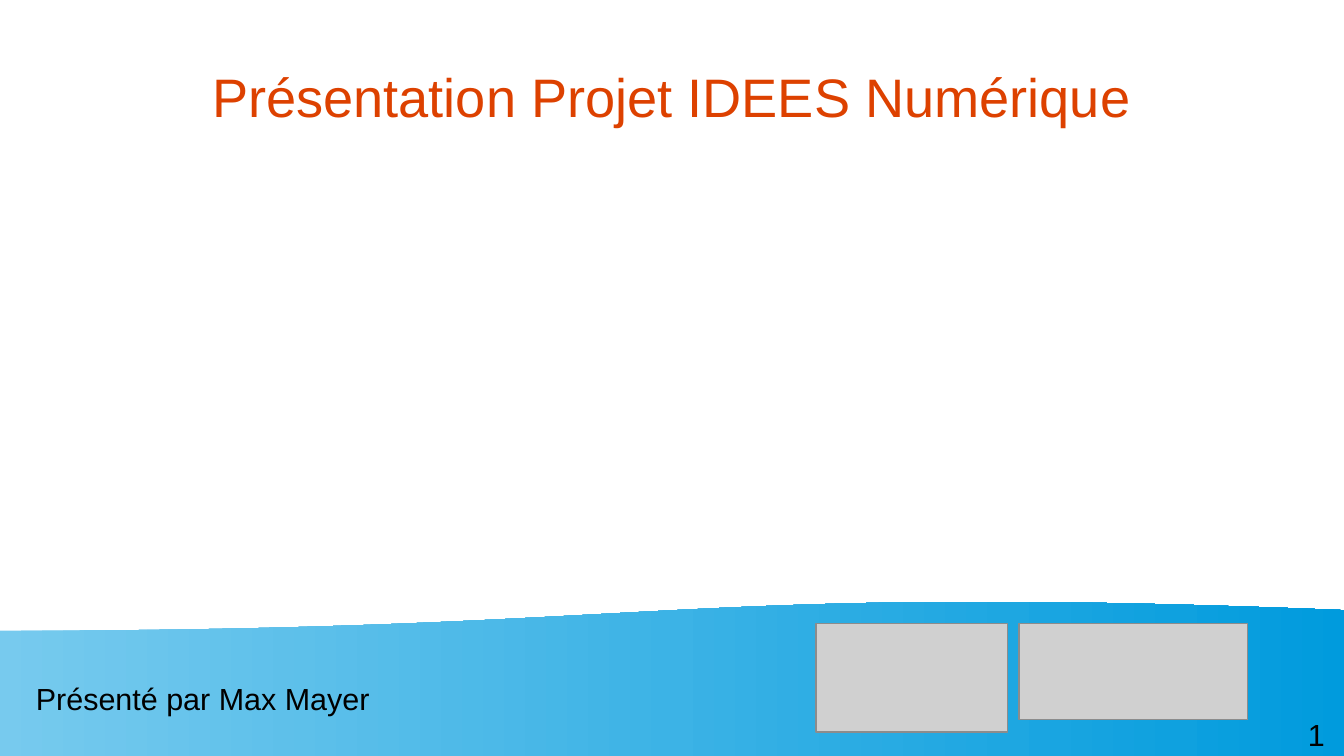
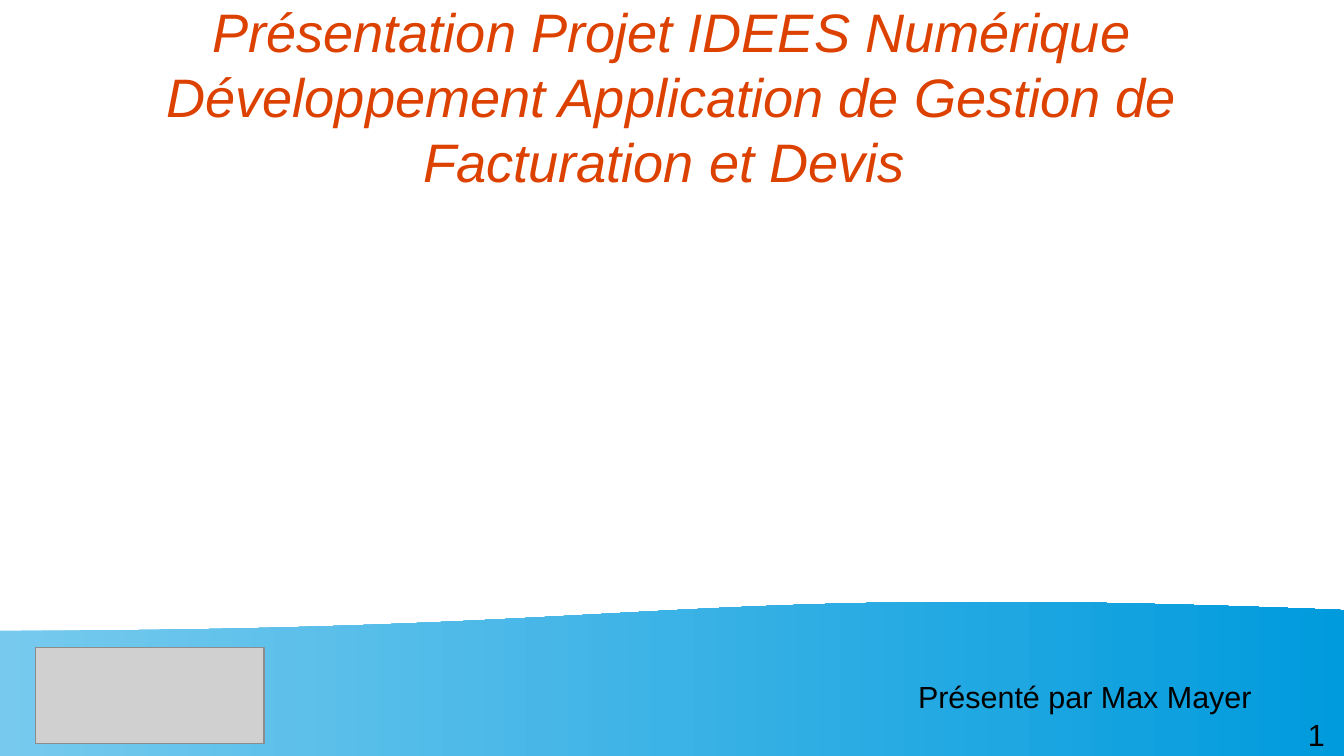
Before and after one commit to Myst564/Dev-Web, a slide deck: slide 1 of Projet Solo/DAB-INVOICE/Diaporama Projet Oral Stage IDEES Numérique.odp. Drawn at 1344x756 pixels with LibreOffice and Linux fonts; fonts in the diff are those of the drawing; grey boxes stand for pictures. Boxes give left, top, right and bottom in pixels: in the first picture for what was removed or moved away, otherwise in the second. Text is boxed around its words. In the diff, an @@ line names an element or a change of style, - is before the commit and + after.

Commit message:
Update Projet IDEES Numérique

```diff
--- a/Projet Solo/DAB-INVOICE/Diaporama Projet Oral Stage IDEES Numérique.odp
+++ b/Projet Solo/DAB-INVOICE/Diaporama Projet Oral Stage IDEES Numérique.odp
@@ title at [166,12,1176,183]: text changed; italic on @@
-Présentation Projet IDEES Numérique
+Présentation Projet IDEES Numérique
+Développement Application de Gestion de Facturation et Devis
@@ picture removed at [1020,624,1249,721] @@
@@ picture: place and size @@
-picture at [816,624,1007,733]
+picture at [35,648,265,744]
@@ text "Présenté par Max Mayer": place and size @@
-text "Présenté par Max Mayer" at [36,687,370,716]
+text "Présenté par Max Mayer" at [918,685,1252,714]
```
Also in this commit, not shown: 6 other slides changed, 66 slides added, 1 slide removed, 3 other files.
